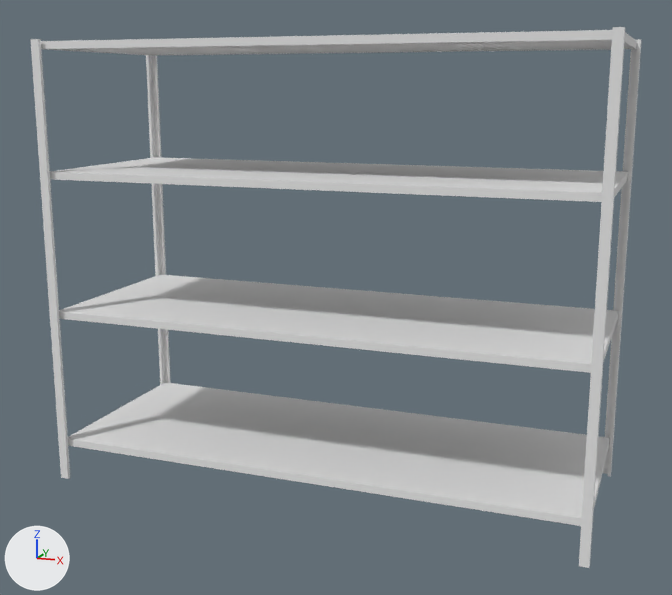
A saved change to the Blender file blends/shelves.blend.
Rendered twice from a 50 mm camera at (9.24, -11.29, 6.06) aimed at (4.48, 1.44, 2.98). The axes (+X, +Y, +Z) are drawn at lower left. The lights are the same throughout.
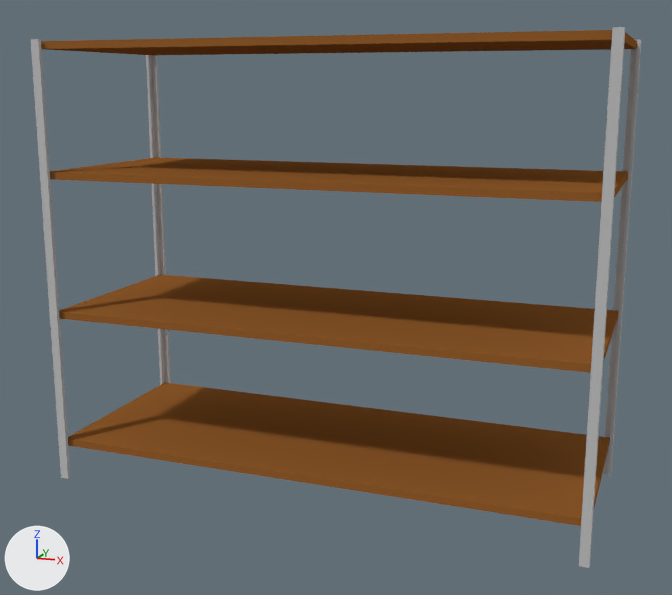
Changed parts and their boxes [x1, y1, x2, y2] in the pictures (672 x 595 px):
'Cube.007', recoloured (grey to brown): [30, 27, 641, 568] in both
part 1 of me_cube_007, recoloured (grey to brown): [68, 382, 610, 526] in both
part 2 of me_cube_007, recoloured (grey to brown): [59, 274, 619, 373] in both
part 3 of me_cube_007, recoloured (grey to brown): [50, 157, 628, 202] in both
part 4 of me_cube_007, recoloured (grey to brown): [41, 30, 637, 55] in both

Diff of the bpy script that builds the scene:
```diff
--- a/blends/shelves.blend.py
+++ b/blends/shelves.blend.py
@@ mat_material @@
 mat_material = diffuse_material('Material')
-mat_material.base_color = (0.8, 0.8, 0.8)  # white #e7e7e7
+mat_material.base_color = (0.517, 0.517, 0.517)  # grey #bebebe
@@ mat_material_001 @@
+mat_material_001 = diffuse_material('Material.001')
+mat_material_001.base_color = (0.296, 0.111, 0.0259)  # brown #945e2d
@@ me_cube_007 @@
 me_cube_007.from_pydata(...)  # 96 vertices, 80 faces; spans x -1.0..1.0, y -1.1..1.1, z -121.7..1.5
 # used by ob_cube_007; location = (4.47, 1.55, 6.62); scale = (3.97, 1.51, 0.0537)
+# me_cube_007 part 1: all 6 faces centred in x -1.0..1.0, y -1.0..1.0, z -112.2..-110.2 switch from mat_material (white #e7e7e7) to mat_material_001 (brown #945e2d)
+# me_cube_007 part 2: all 6 faces centred in x -1.0..1.0, y -1.0..1.0, z -74.2..-72.2 switch from mat_material (white #e7e7e7) to mat_material_001 (brown #945e2d)
+# me_cube_007 part 3: all 6 faces centred in x -1.0..1.0, y -1.0..1.0, z -35.2..-33.2 switch from mat_material (white #e7e7e7) to mat_material_001 (brown #945e2d)
+# me_cube_007 part 4: all 6 faces centred in x -1.0..1.0, y -1.0..1.0, z -1.0..1.0 switch from mat_material (white #e7e7e7) to mat_material_001 (brown #945e2d)
```
